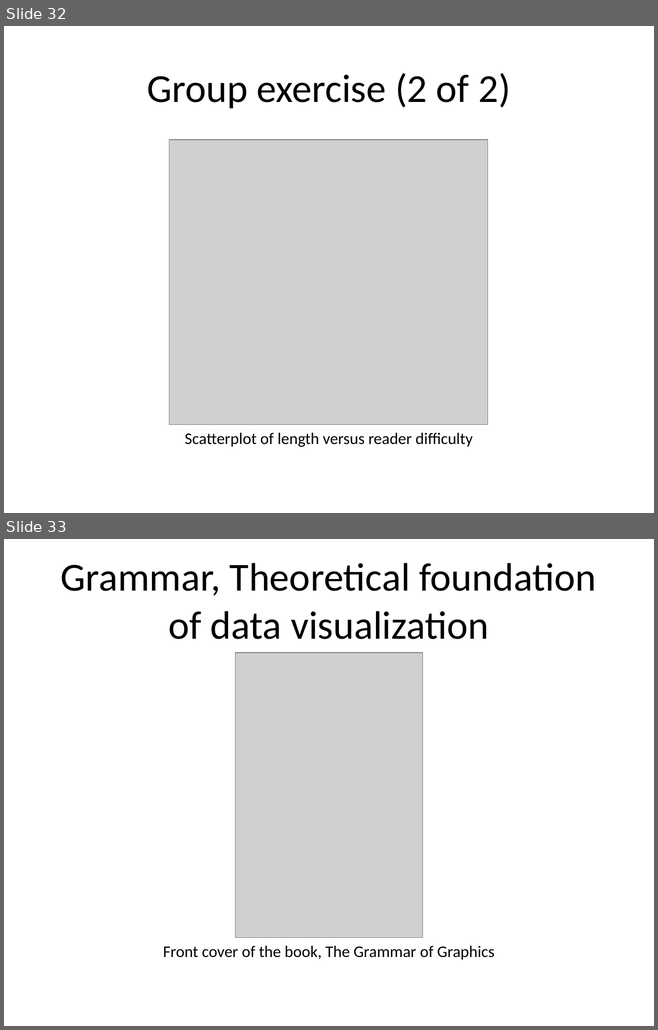
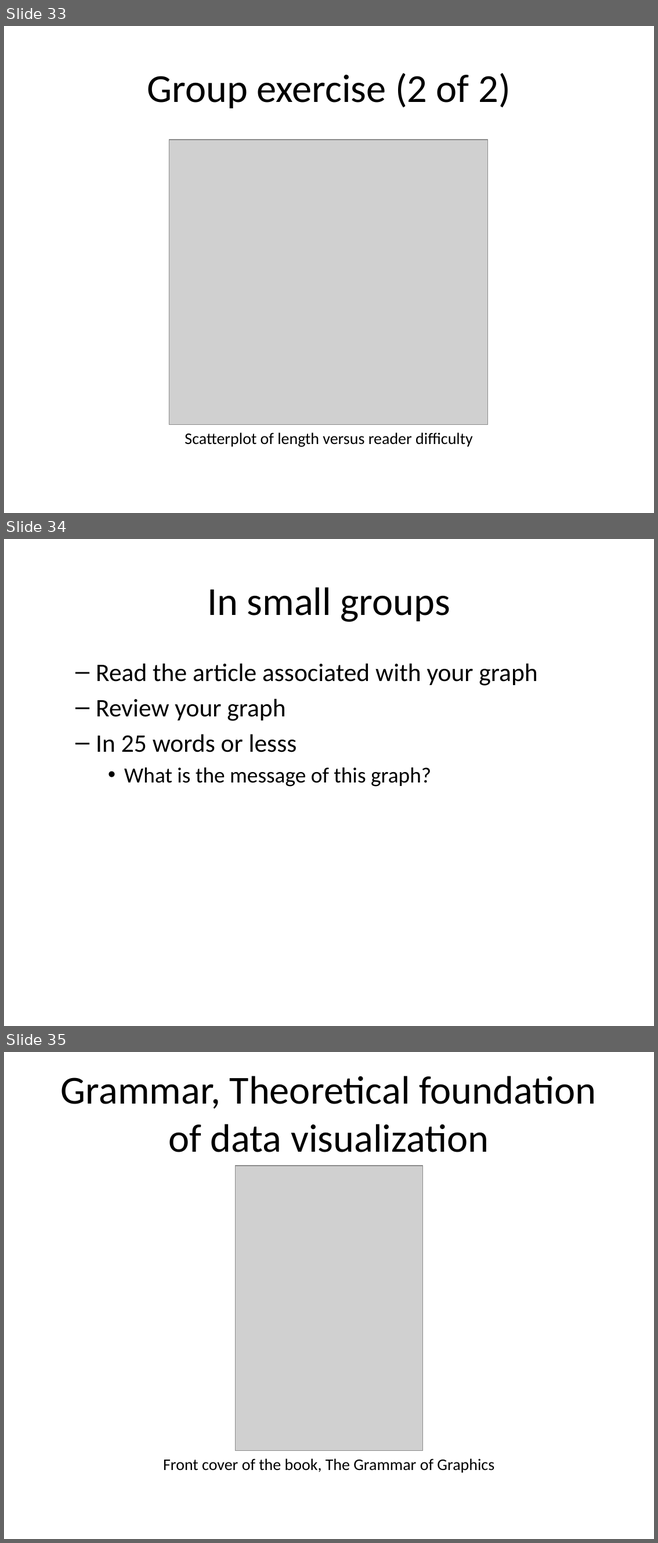
Before and after one commit to pmean/data-visualization, a slide deck: data-viz-01/src/complete-lecture.pptx. Shown one above the other, each under a label of ours: slides 32 and 33 before the commit, slides 33, 34 and 35 after it. The pictures are 658x1030 and 658x1543 pixels, drawn with LibreOffice and Linux fonts; fonts in the diff are those of the drawing; grey boxes stand for pictures. Boxes give left, top, right and bottom in pixels: in the first picture for what was removed or moved away, otherwise in the second. Text is boxed around its words. In the diff, an @@ line names an element or a change of style, - is before the commit and + after.

```diff
--- a/data-viz-01/src/complete-lecture.pptx
+++ b/data-viz-01/src/complete-lecture.pptx
@@ slide 34 added at (x1=4, y1=539, x2=654, y2=1026), background #FFFFFF @@
@@ title added at (x1=207, y1=587, x2=450, y2=622), 44 pt, text #000000 @@
+In small groups
@@ text added at (x1=96, y1=663, x2=537, y2=787), 28 pt, text #000000 @@
+  – Read the article associated with your graph
+  – Review your graph
+  – In 25 words or lesss
+    • What is the message of this graph?
@@ what was slide 32 is now slide 33 @@
@@ what was slide 33 is now slide 35 @@
```
Also in this commit, not shown: 5 slides changed, 22 other slides added, 25 other files.
